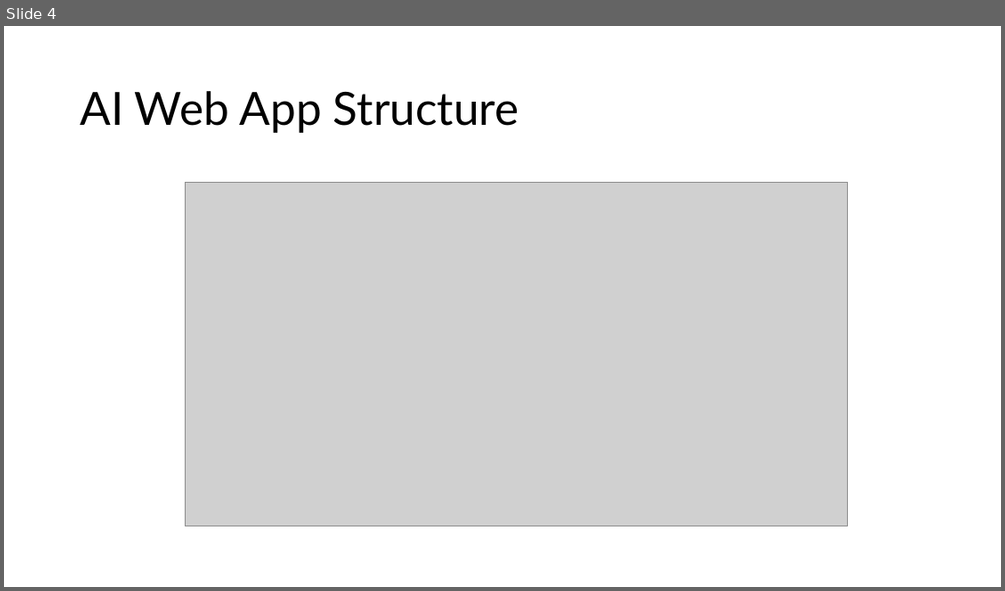
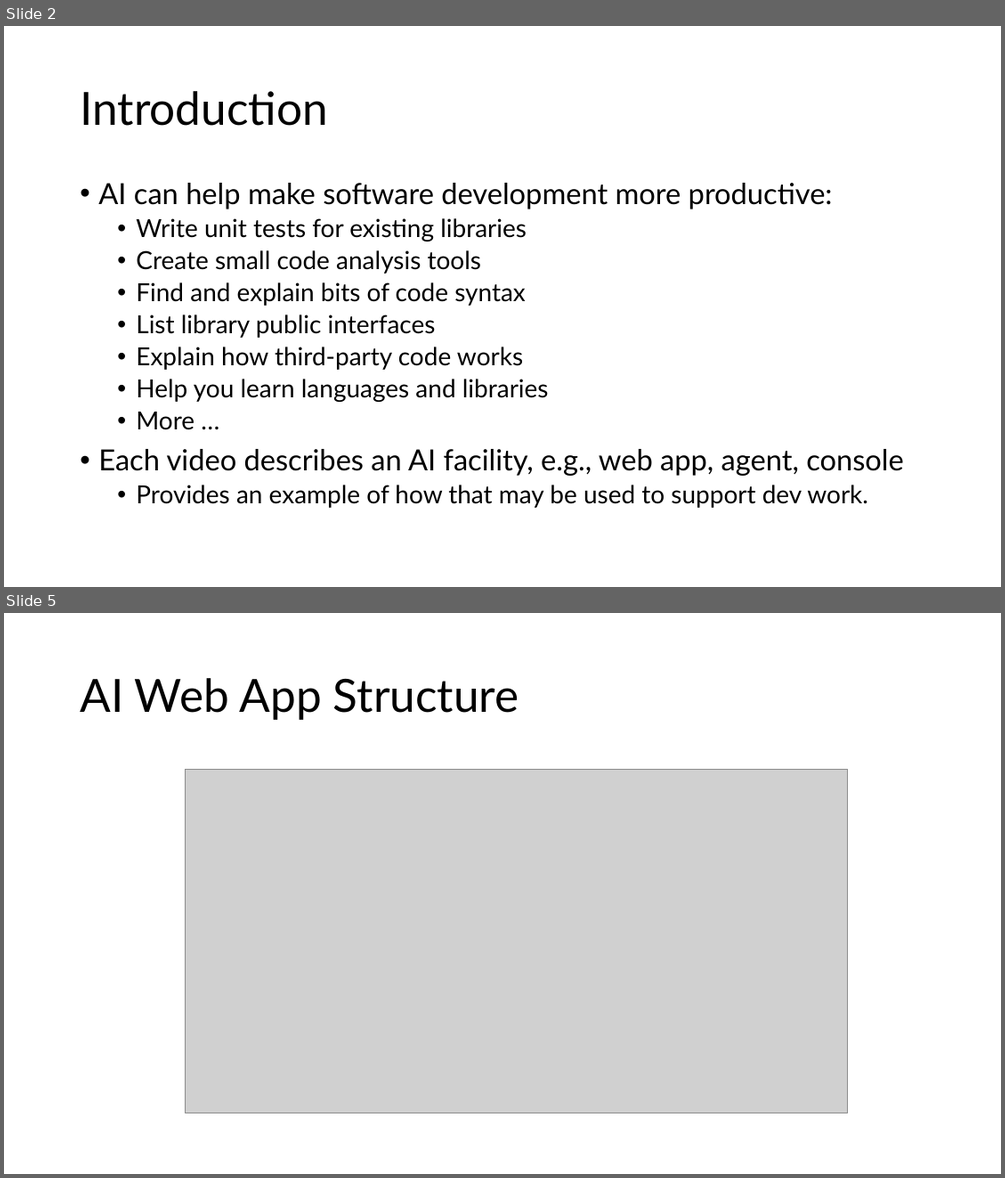
Before and after one commit to JimFawcett/NewSite, a slide deck: documents/AI Chat Bots.pptx. Shown one above the other, each under a label of ours: slide 4 before the commit, slides 2 and 5 after it; the slides between them are not shown. The pictures are 1005x591 and 1005x1178 pixels, drawn with LibreOffice and Linux fonts; fonts in the diff are those of the drawing; grey boxes stand for pictures. Boxes give left, top, right and bottom in pixels: in the first picture for what was removed or moved away, otherwise in the second. Text is boxed around its words. In the diff, an @@ line names an element or a change of style, - is before the commit and + after.

```diff
--- a/documents/AI Chat Bots.pptx
+++ b/documents/AI Chat Bots.pptx
@@ slide 2 added at box(4, 26, 1001, 587), background #FFFFFF @@
@@ title added at box(80, 91, 328, 126), 44 pt, text #000000 @@
+Introduction
@@ text added at box(98, 183, 904, 507), 24 pt, text #000000 @@
+• AI can help make software development more productive:
+  • Write unit tests for existing libraries
+  • Create small code analysis tools
+  • Find and explain bits of code syntax
+  • List library public interfaces
+  • Explain how third-party code works
+  • Help you learn languages and libraries
+  • More …
+• Each video describes an AI facility, e.g., web app, agent, console
+  • Provides an example of how that may be used to support dev work.
@@ what was slide 4 is now slide 5 @@
```
Also in this commit, not shown: 5 slides changed, 1 other slide added, 2 other files.
